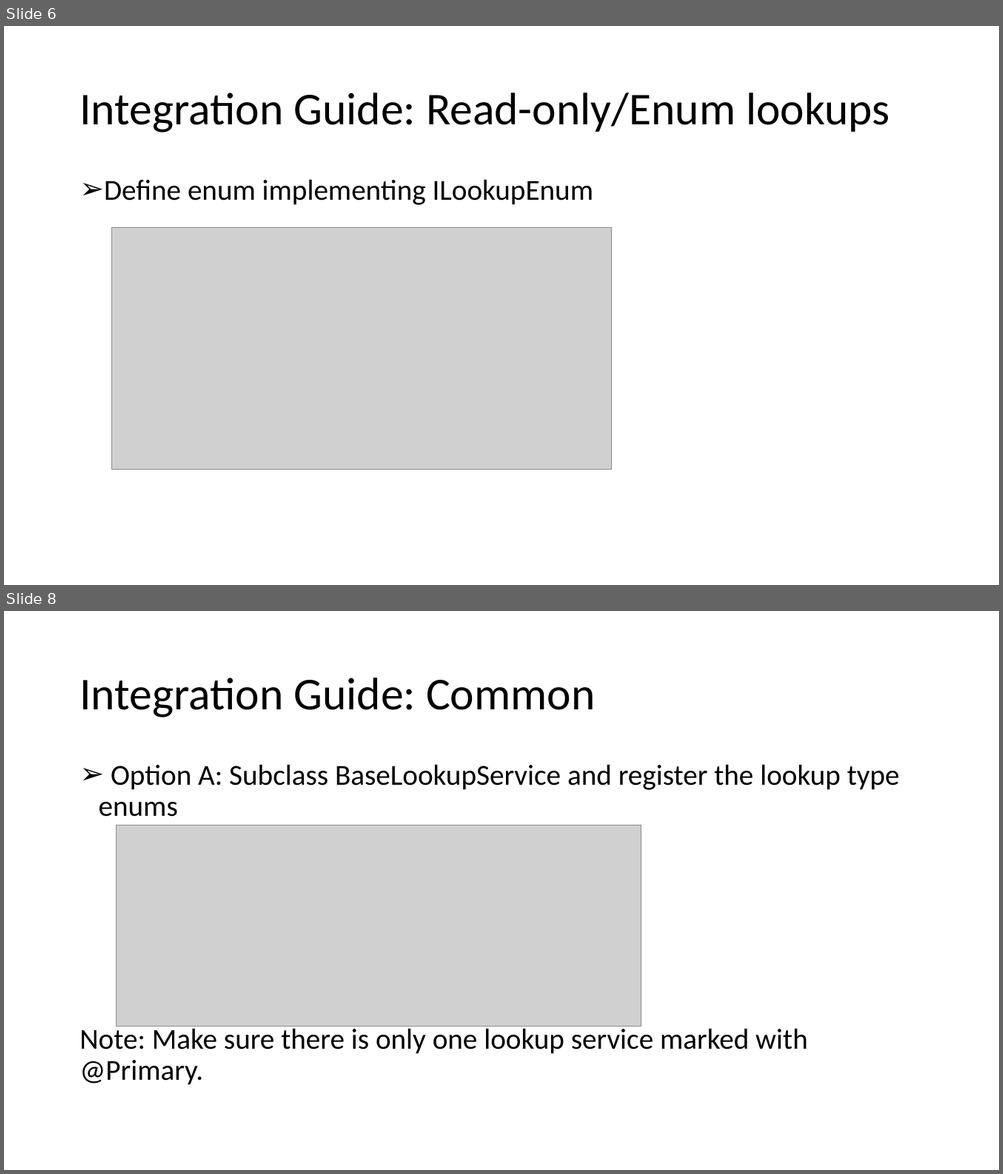
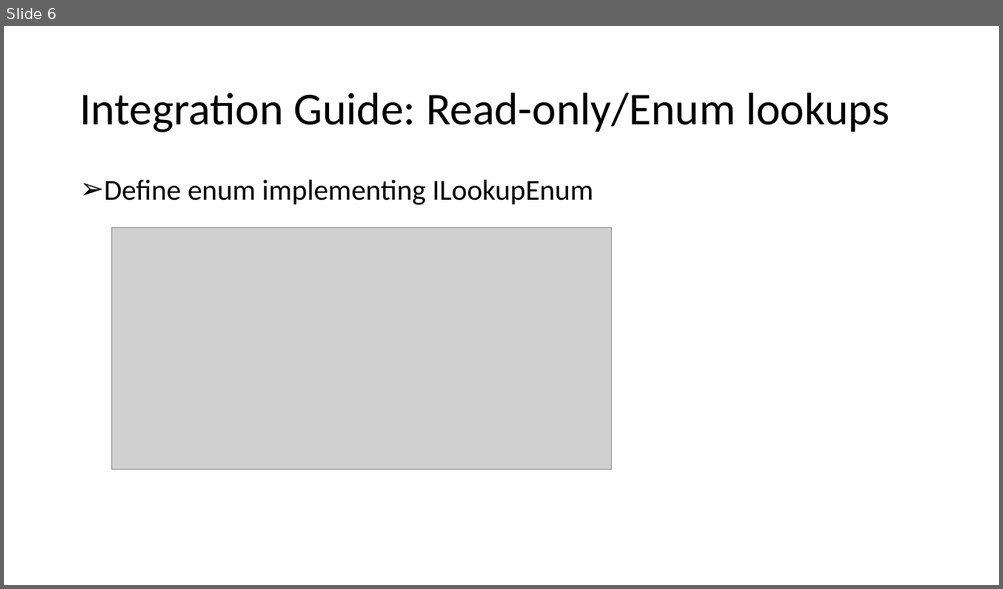
Before and after one commit to Oselan/commons, a slide deck: docs/LookupsDesign.pptx. Shown one above the other, each under a label of ours: slides 6 and 8 before the commit, slide 6 after it; the slides between them are not shown. The pictures are 1003x1174 and 1003x589 pixels, drawn with LibreOffice and Linux fonts; fonts in the diff are those of the drawing; grey boxes stand for pictures. Boxes give left, top, right and bottom in pixels: in the first picture for what was removed or moved away, otherwise in the second. Text is boxed around its words. In the diff, an @@ line names an element or a change of style, - is before the commit and + after.

```diff
--- a/docs/LookupsDesign.pptx
+++ b/docs/LookupsDesign.pptx
@@ slide 8 removed at (x1=4, y1=611, x2=999, y2=1170), background #FFFFFF @@
@@ title removed at (x1=79, y1=678, x2=595, y2=718) @@
-Integration Guide: Common
@@ text removed at (x1=79, y1=764, x2=899, y2=1085) @@
-➢ Option A: Subclass BaseLookupService and register the lookup type enums
-Note: Make sure there is only one lookup service marked with @Primary.
@@ picture removed at (x1=116, y1=825, x2=641, y2=1027) @@
```
Also in this commit, not shown: 3 slides changed.
